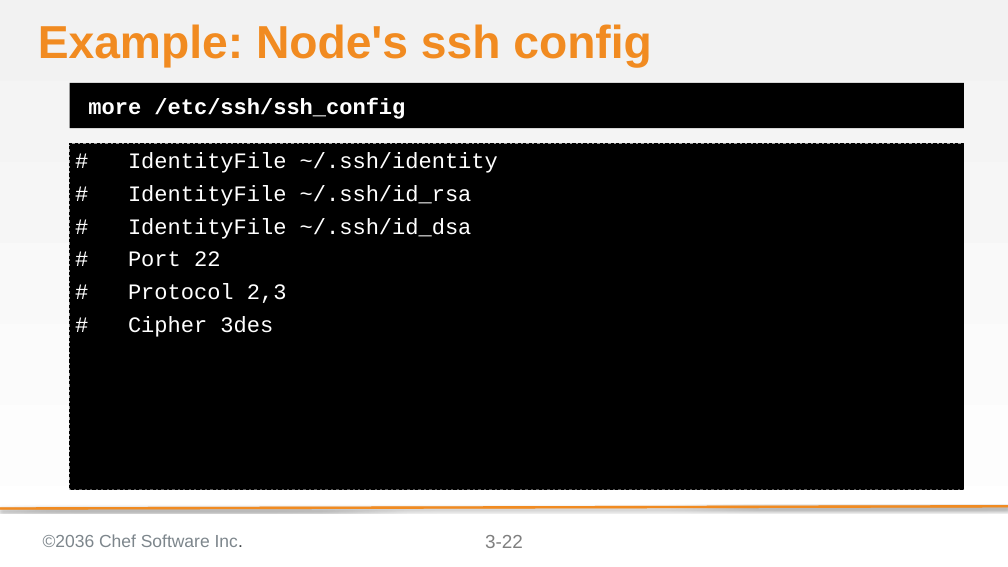
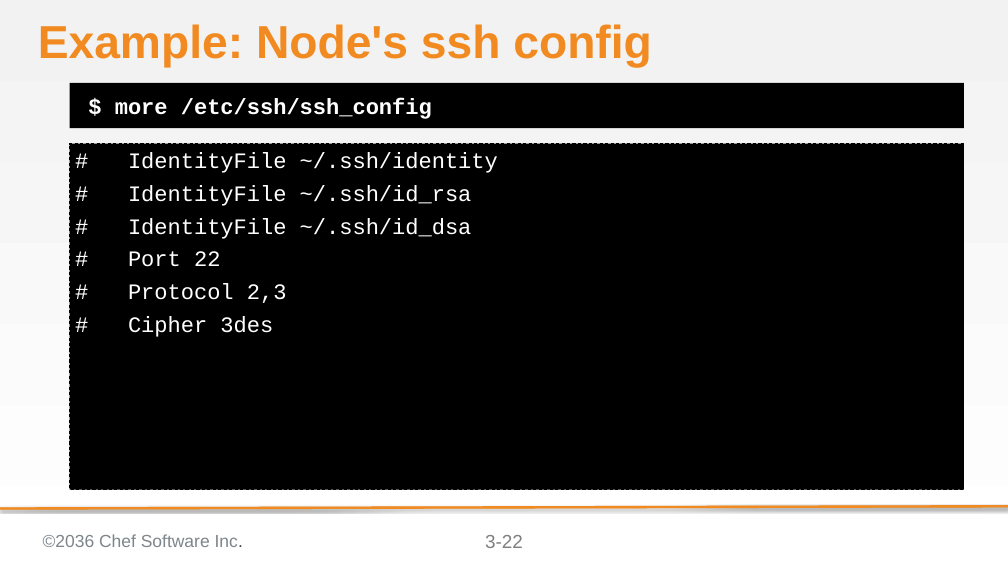
Before and after one commit to bchamby/chef-compliance-installation-configuration-operation, a slide deck: slide 22 of 03-initial-configuration-scans.pptx. Drawn at 1008x567 pixels with LibreOffice and Linux fonts; fonts in the diff are those of the drawing; background and template pictures are left out. Boxes give left, top, right and bottom in pixels: in the first picture for what was removed or moved away, otherwise in the second. Text is boxed around its words. In the diff, an @@ line names an element or a change of style, - is before the commit and + after.

Commit message:
committing first incomplete draft

```diff
--- a/03-initial-configuration-scans.pptx
+++ b/03-initial-configuration-scans.pptx
@@ text at [115,98,432,119]: text changed @@
-more /etc/ssh/ssh_config
+$ more /etc/ssh/ssh_config
```
